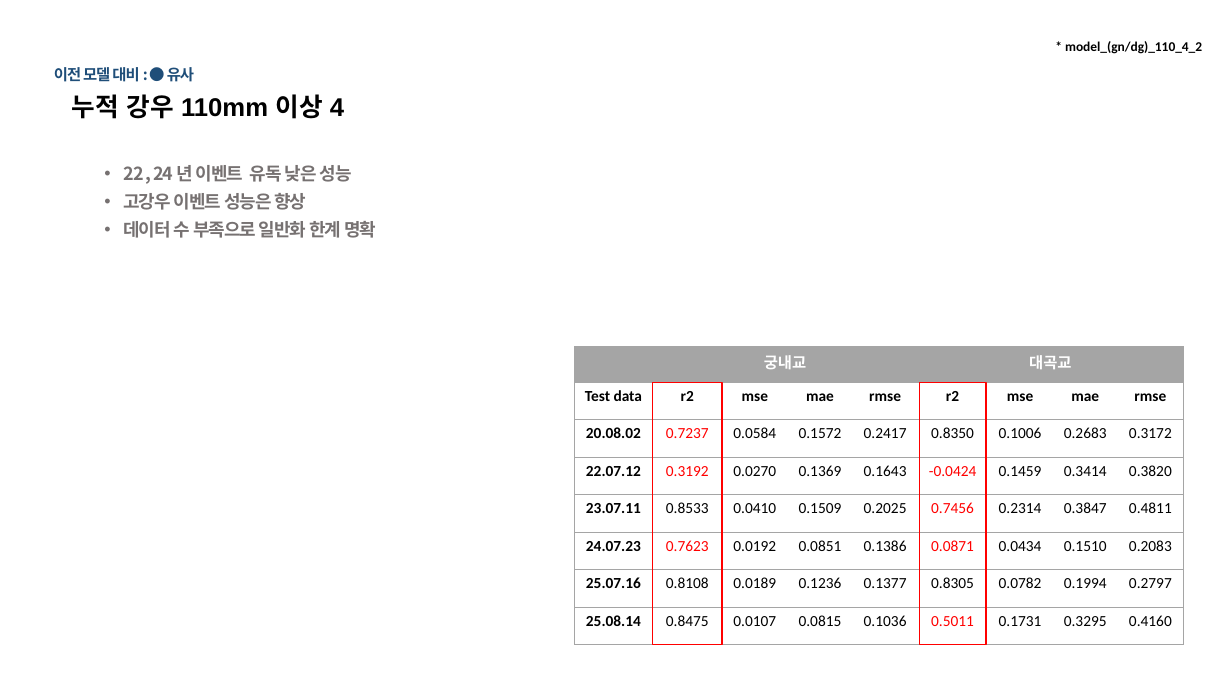
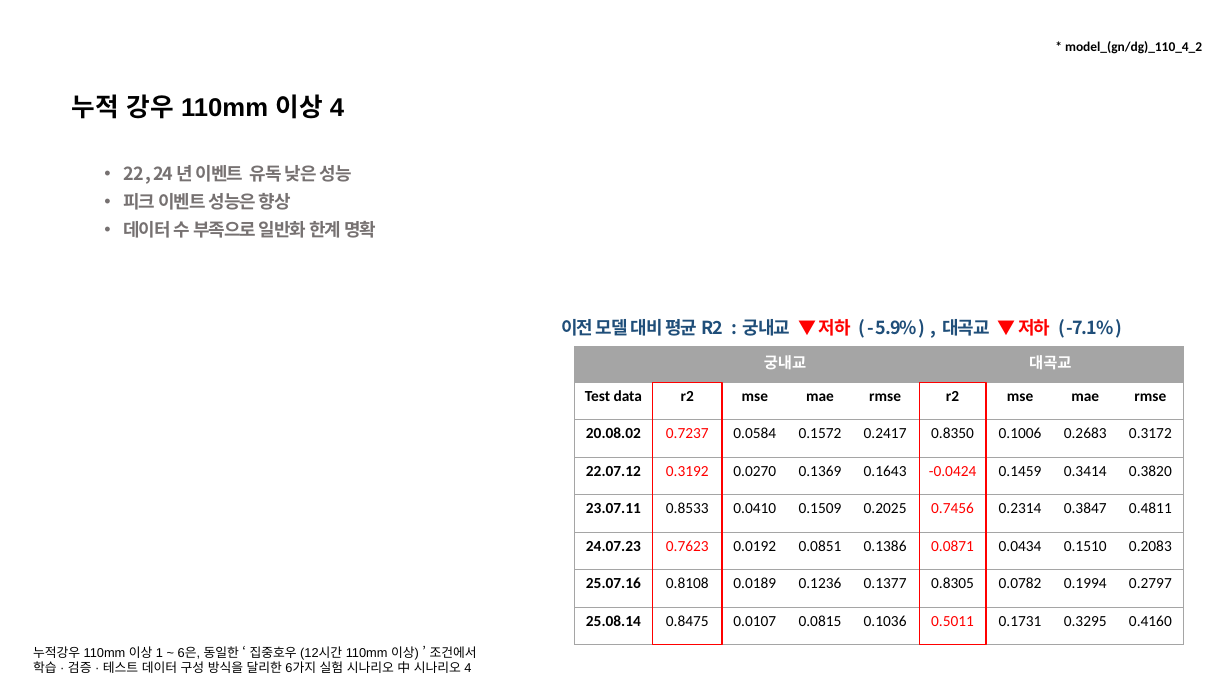
Before and after one commit to JEONGMIN0000/TrainDataCreater_LSTM, a slide deck: slide 12 of ParallelLSTM/result/Parallel LSTM 결과 보고.pptx. Drawn at 1232x693 pixels with LibreOffice and Linux fonts; fonts in the diff are those of the drawing. Boxes give left, top, right and bottom in pixels: in the first picture for what was removed or moved away, otherwise in the second. Text is boxed around its words. In the diff, an @@ line names an element or a change of style, - is before the commit and + after.

```diff
--- a/ParallelLSTM/result/Parallel LSTM 결과 보고.pptx
+++ b/ParallelLSTM/result/Parallel LSTM 결과 보고.pptx
@@ text removed at (54, 67, 194, 82) @@
-이전 모델 대비 : ● 유사
@@ text at (124, 193, 291, 210): text changed @@
-• 고강우 이벤트 성능은 향상
+• 피크 이벤트 성능은 향상
@@ text added at (561, 319, 1114, 336), 14 pt, text #1F4E79, bold @@
+이전 모델 대비 평균 R2 : 궁내교 ▼ 저하 ( - 5.9% ) , 대곡교 ▼ 저하 ( -7.1% )
@@ text added at (33, 646, 477, 673), 10 pt, text #000000 @@
+누적강우 110mm 이상 1 ~ 6은, 동일한 ‘ 집중호우 (12시간 110mm 이상) ’ 조건에서
+학습 · 검증 · 테스트 데이터 구성 방식을 달리한 6가지 실험 시나리오 中 시나리오 4
```
Also in this commit, not shown: 19 other slides changed, 1 other file.
